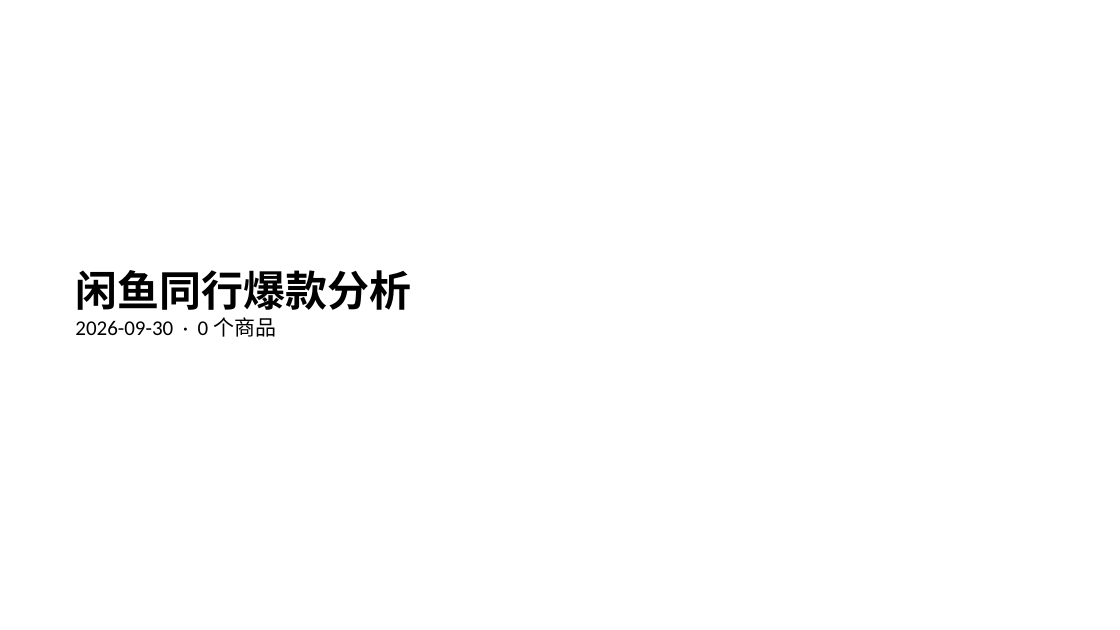
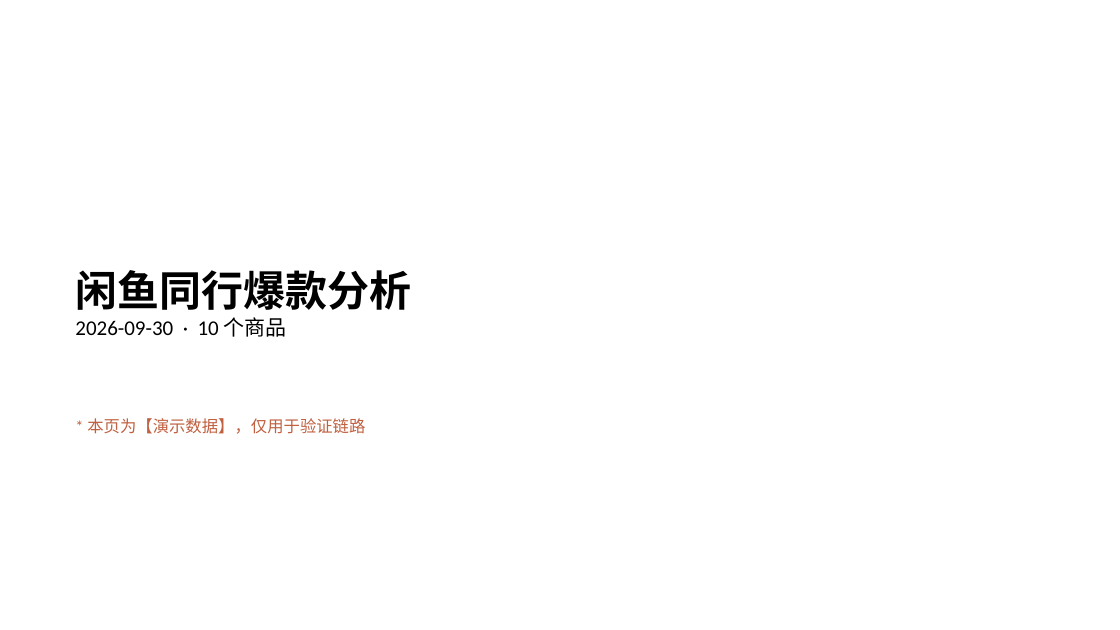
Before and after one commit to 02zhuniu-ship-it/-, a slide deck: slide 1 of archive/2026-09-30/xianyu/PPT报告/闲鱼同行爆款分析-2026-09-30.pptx. Drawn at 1120x630 pixels with LibreOffice and Linux fonts; fonts in the diff are those of the drawing. Boxes give left, top, right and bottom in pixels: in the first picture for what was removed or moved away, otherwise in the second. Text is boxed around its words. In the diff, an @@ line names an element or a change of style, - is before the commit and + after.

Commit message:
2026-09-30 演示样例归档(验证链路效果)

```diff
--- a/archive/2026-09-30/xianyu/PPT报告/闲鱼同行爆款分析-2026-09-30.pptx
+++ b/archive/2026-09-30/xianyu/PPT报告/闲鱼同行爆款分析-2026-09-30.pptx
@@ text at [75,317,287,337]: text changed @@
-2026-09-30 · 0 个商品
+2026-09-30 · 10 个商品
@@ text added at [87,418,365,434], 14 pt, text #C06040 @@
+* 本页为【演示数据】，仅用于验证链路
```
Also in this commit, not shown: 20 slides added, 9 other files.
